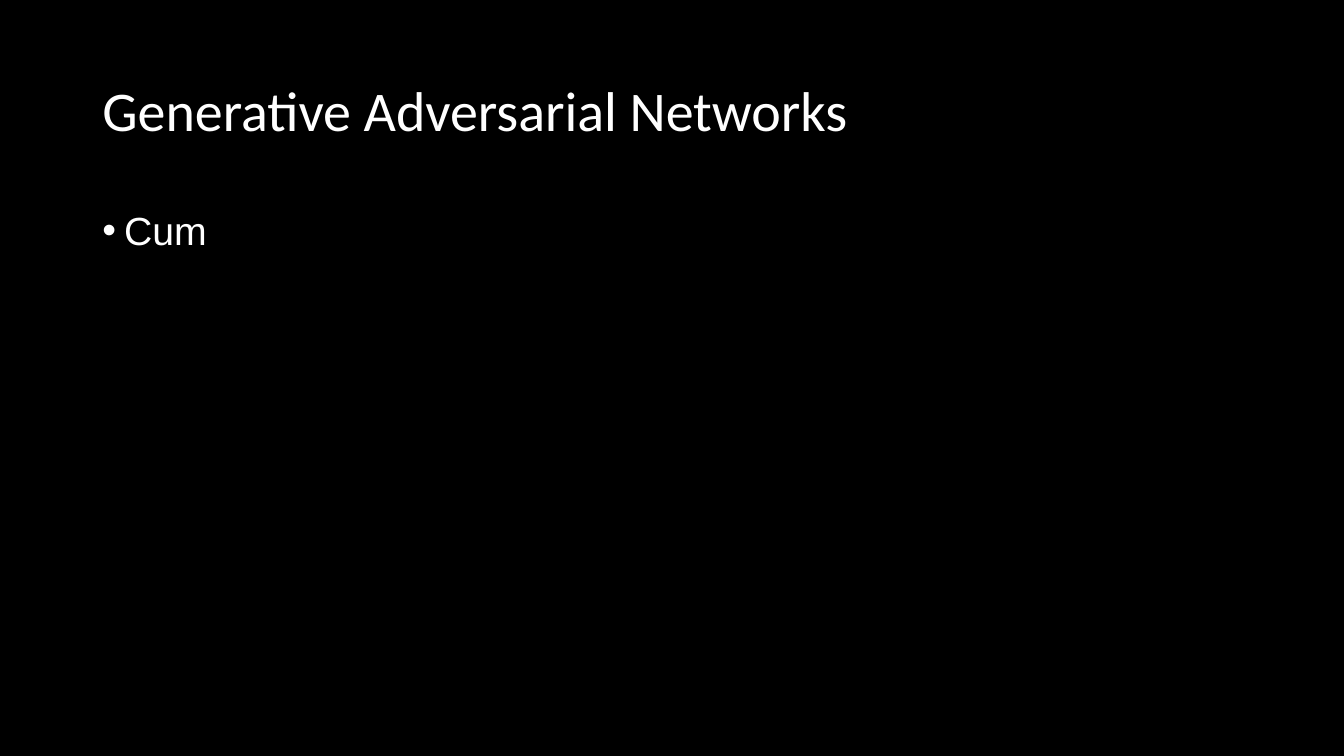
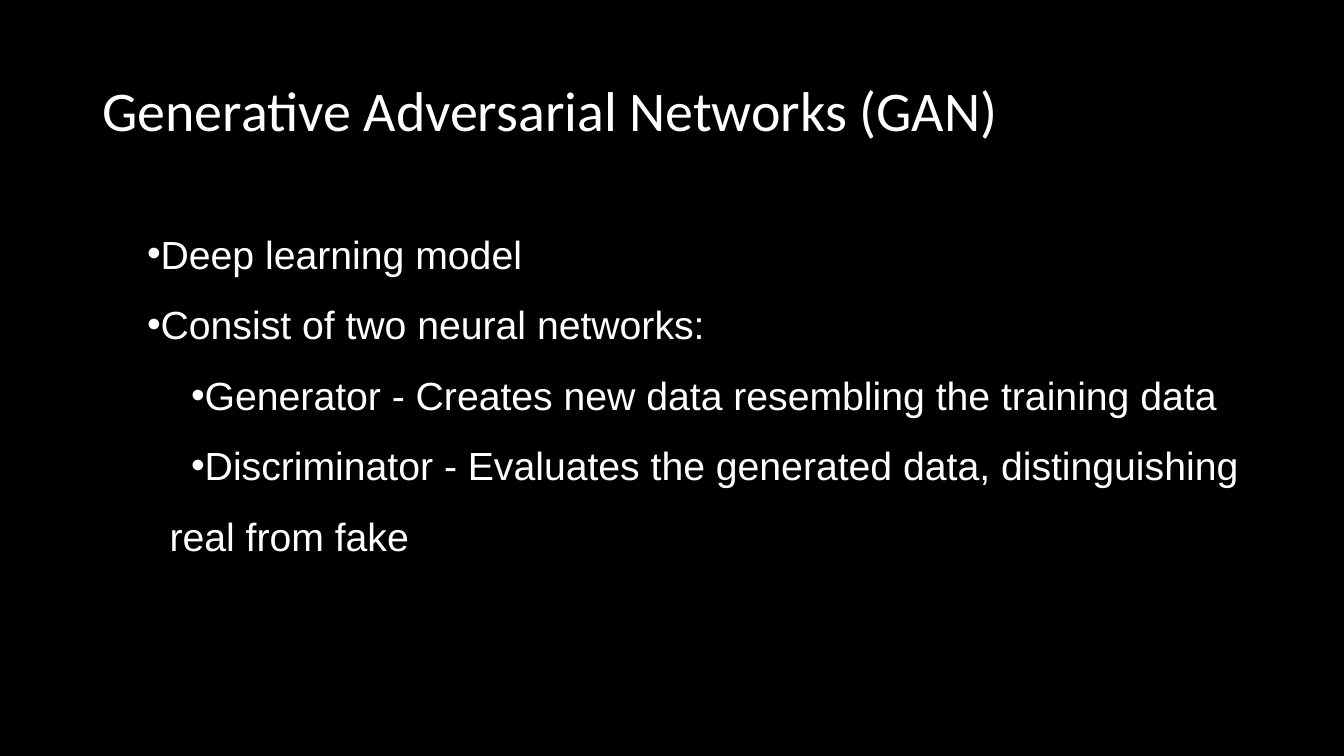
Before and after one commit to Raamxie/DomainAdaptation, a slide deck: slide 7 of docs/Presentations/BSIntro.odp. Drawn at 1344x756 pixels with LibreOffice and Linux fonts; fonts in the diff are those of the drawing. Boxes give left, top, right and bottom in pixels: in the first picture for what was removed or moved away, otherwise in the second. Text is boxed around its words. In the diff, an @@ line names an element or a change of style, - is before the commit and + after.

```diff
--- a/docs/Presentations/BSIntro.odp
+++ b/docs/Presentations/BSIntro.odp
@@ title at (x1=102, y1=90, x2=998, y2=139): text changed @@
-Generative Adversarial Networks
+Generative Adversarial Networks (GAN)
@@ text at (x1=147, y1=240, x2=1238, y2=552): text changed @@
-• Cum
+• Deep learning model
+• Consist of two neural networks:
+  • Generator - Creates new data resembling the training data
+  • Discriminator - Evaluates the generated data, distinguishing real from fake
```
Also in this commit, not shown: 5 other slides changed, 1 slide added.
